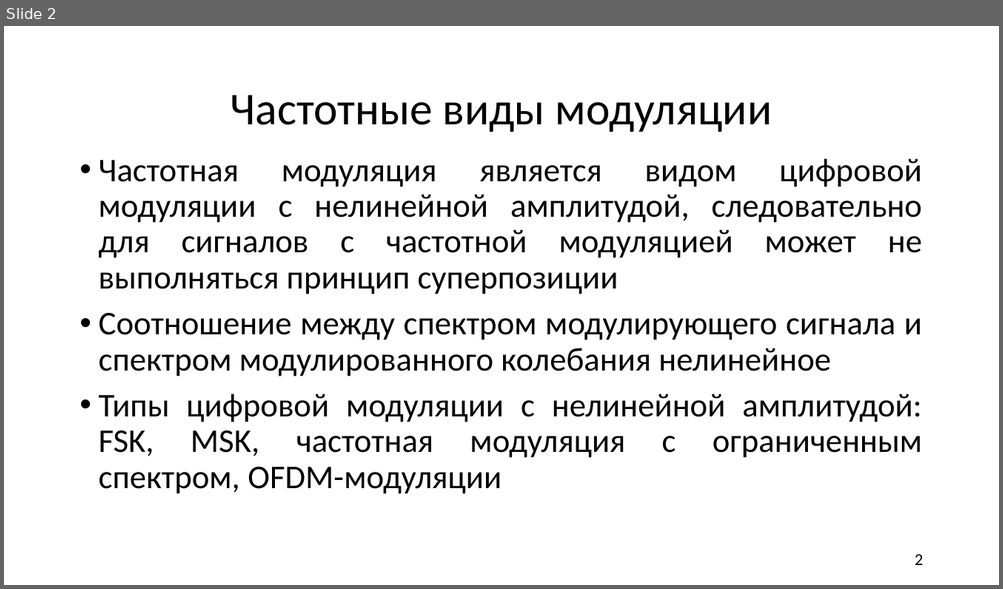
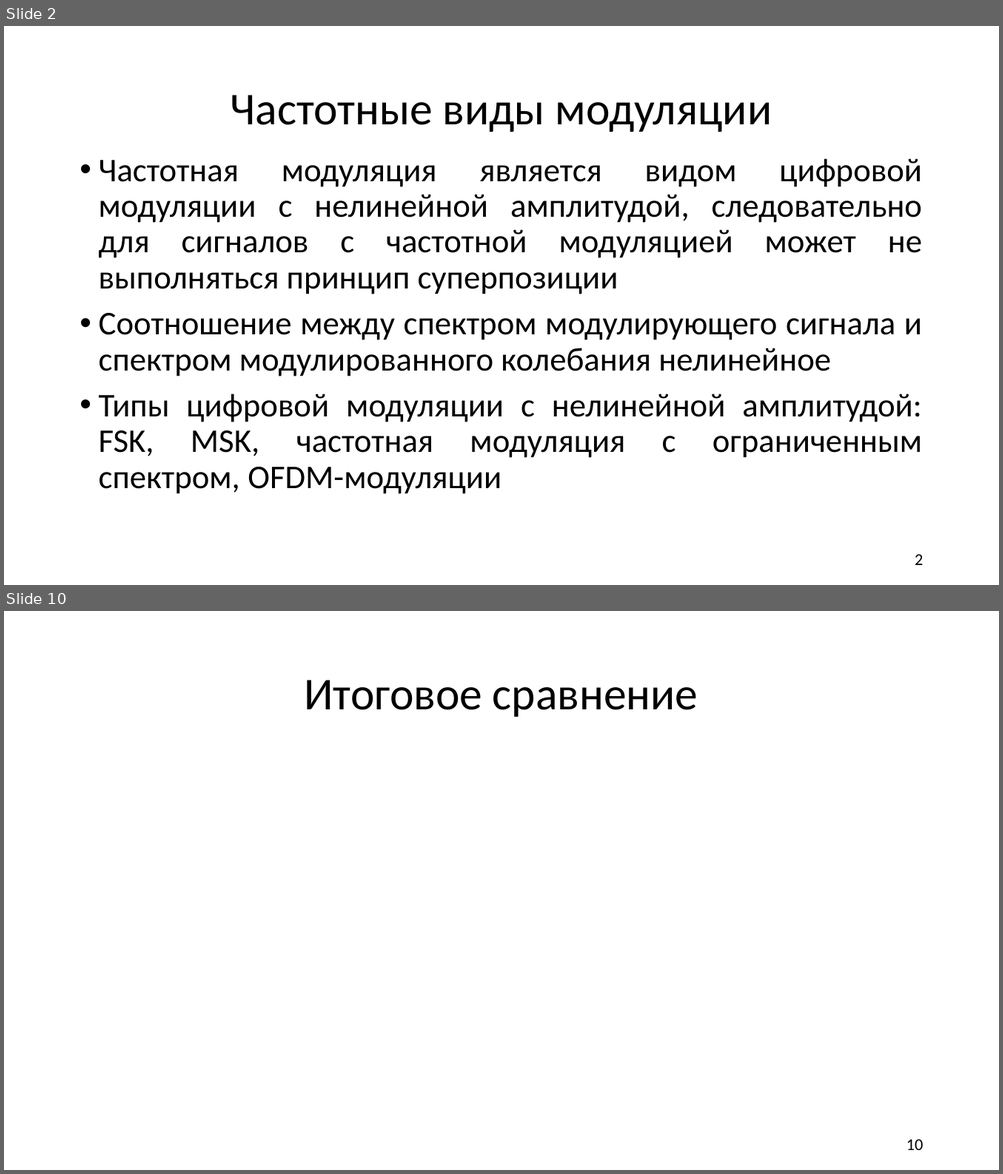
Before and after one commit to liveinscarlet/Study, a slide deck: Аверина/Нелинейная цифровая модуляция.pptx. Shown one above the other, each under a label of ours: slide 2 before the commit, slides 2 and 10 after it; the slides between them are not shown. The pictures are 1003x589 and 1003x1174 pixels, drawn with LibreOffice and Linux fonts; fonts in the diff are those of the drawing. Boxes give left, top, right and bottom in pixels: in the first picture for what was removed or moved away, otherwise in the second. Text is boxed around its words. In the diff, an @@ line names an element or a change of style, - is before the commit and + after.

```diff
--- a/Аверина/Нелинейная цифровая модуляция.pptx
+++ b/Аверина/Нелинейная цифровая модуляция.pptx
@@ slide 10 added at bbox=[4, 611, 999, 1170], background #FFFFFF @@
@@ title added at bbox=[304, 680, 698, 717], 44 pt, text #000000 @@
+Итоговое сравнение
@@ page number added at bbox=[906, 1139, 923, 1150], 16 pt, text #000000 @@
+10
```
Also in this commit, not shown: 2 slides changed, 5 other slides added.
